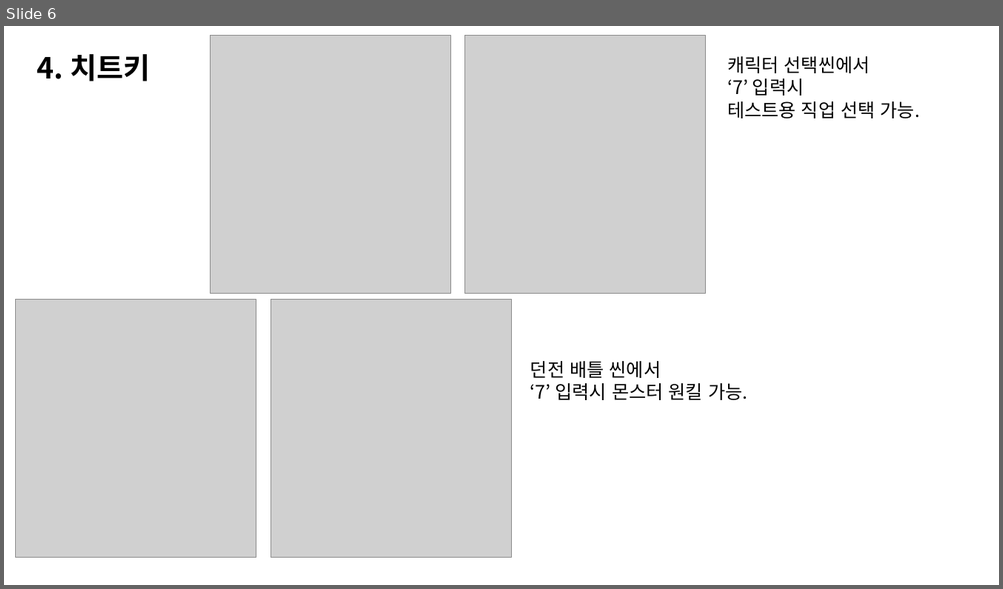
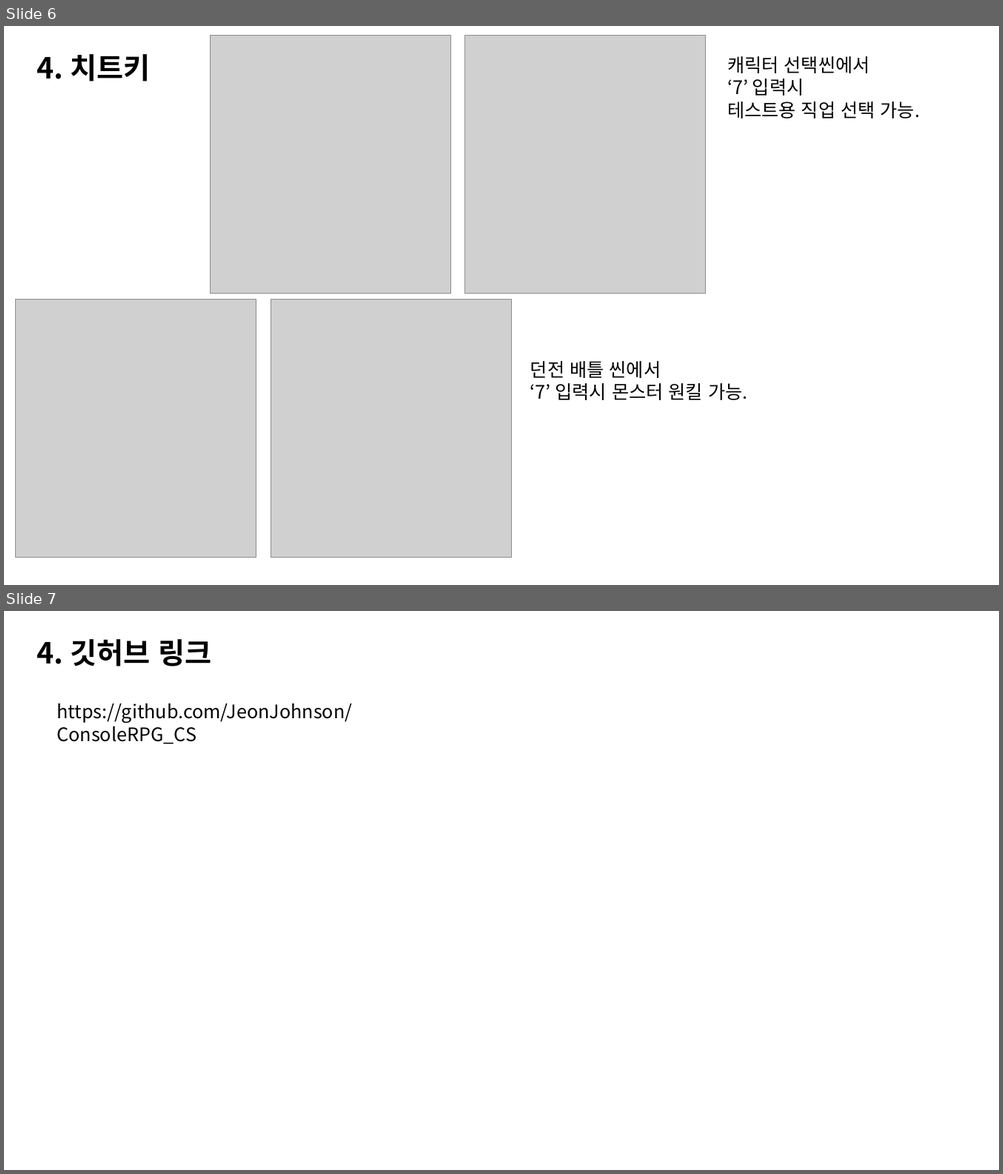
Before and after one commit to JeonJohnson/ConsoleRPG_CS, a slide deck: 기초 VR프로그래밍_텍스트알피지_플레이방법.pptx. Shown one above the other, each under a label of ours: slide 6 before the commit, slides 6 and 7 after it. The pictures are 1003x589 and 1003x1174 pixels, drawn with LibreOffice and Linux fonts; fonts in the diff are those of the drawing; grey boxes stand for pictures. Boxes give left, top, right and bottom in pixels: in the first picture for what was removed or moved away, otherwise in the second. Text is boxed around its words. In the diff, an @@ line names an element or a change of style, - is before the commit and + after.

```diff
--- a/기초 VR프로그래밍_텍스트알피지_플레이방법.pptx
+++ b/기초 VR프로그래밍_텍스트알피지_플레이방법.pptx
@@ slide 7 added at [4, 611, 999, 1170], background #FFFFFF @@
@@ text added at [37, 639, 211, 667], 28 pt, text #000000, bold @@
+4. 깃허브 링크
@@ text added at [57, 703, 352, 744], 18 pt, text #000000 @@
+https://github.com/JeonJohnson/ConsoleRPG_CS
```
Also in this commit, not shown: 1 slide changed.
